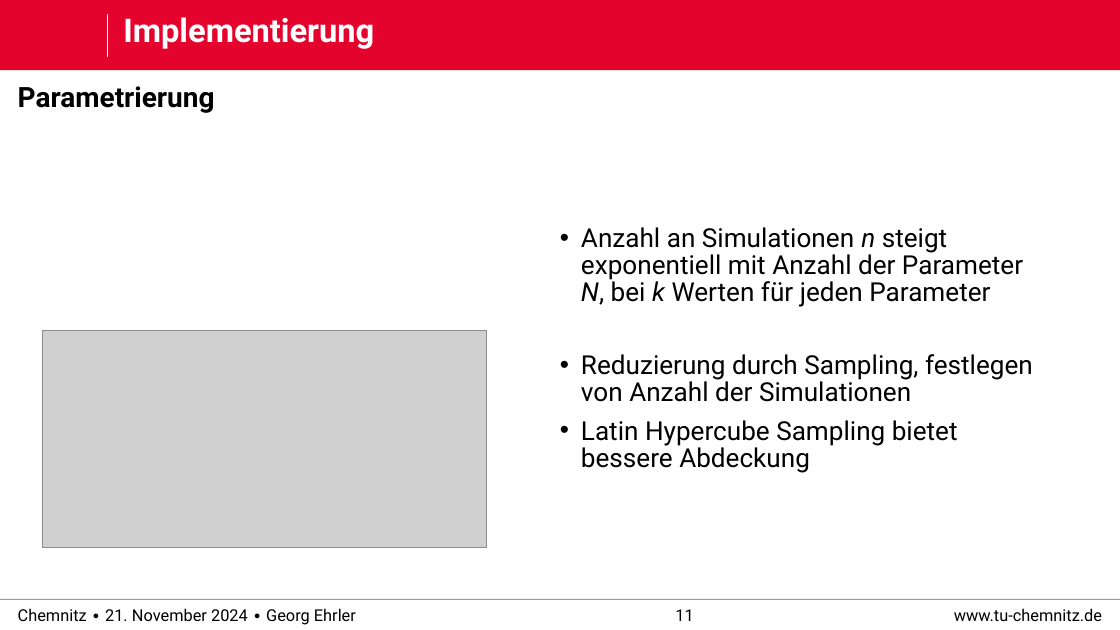
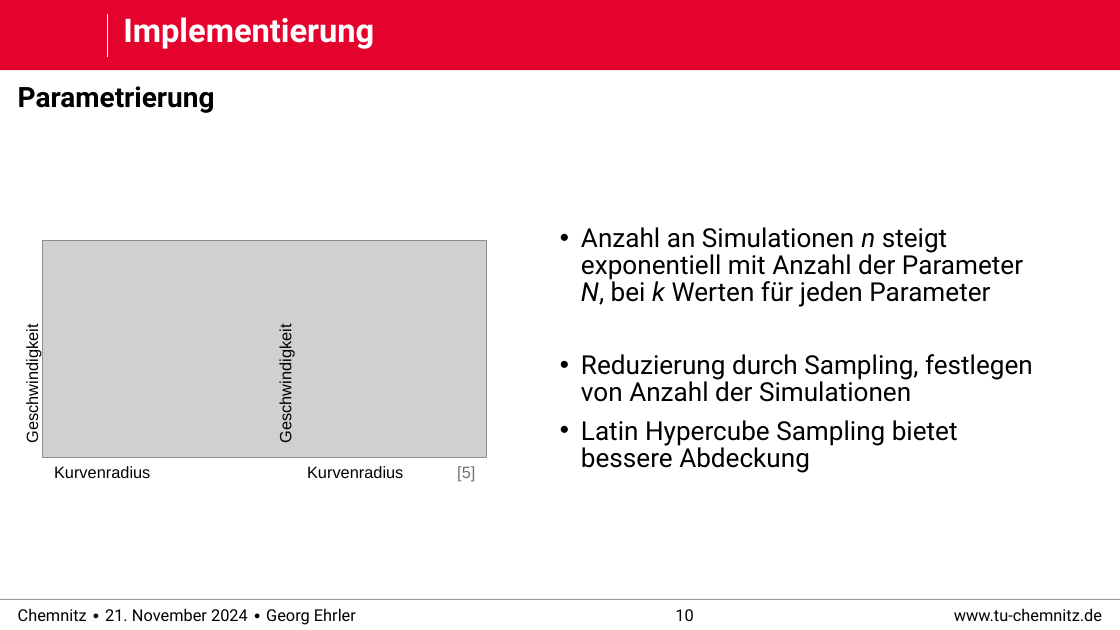
Before and after one commit to derEhrler/ACSDthesis_edited, a slide deck: slide 10 of defense/praktikum_defense.pptx (slide 11 before the commit). Drawn at 1120x630 pixels with LibreOffice and Linux fonts; fonts in the diff are those of the drawing; grey boxes stand for pictures; background and template pictures are left out. Boxes give left, top, right and bottom in pixels: in the first picture for what was removed or moved away, otherwise in the second. Text is boxed around its words. In the diff, an @@ line names an element or a change of style, - is before the commit and + after.

```diff
--- a/defense/praktikum_defense.pptx
+++ b/defense/praktikum_defense.pptx
@@ picture: place and size @@
-picture at [43, 330, 487, 547]
+picture at [43, 241, 487, 458]
@@ text added at [23, 335, 41, 440], 14 pt, text #000000 @@
+Geschwindigkeit
@@ text added at [277, 335, 295, 440], 14 pt, text #000000 @@
+Geschwindigkeit
@@ text added at [54, 466, 150, 478], 14 pt, text #000000 @@
+Kurvenradius
@@ text added at [307, 466, 403, 478], 14 pt, text #000000 @@
+Kurvenradius
@@ text added at [457, 466, 475, 481], 14 pt, text #767171 @@
+[5]
@@ page number at [675, 609, 693, 621]: text changed @@
-11
+10
```
Also in this commit, not shown: 12 other slides changed, 5 slides added, 5 slides removed, 7 other files.
